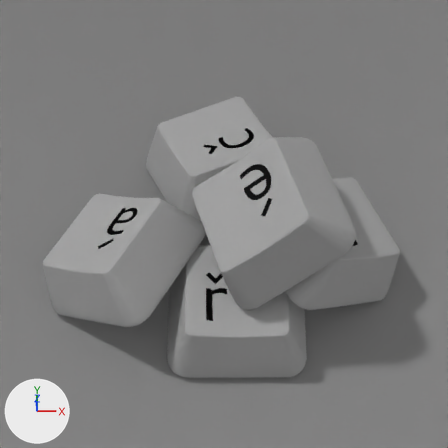
A saved change to the Blender file apps/src/gnome-characters.blend.
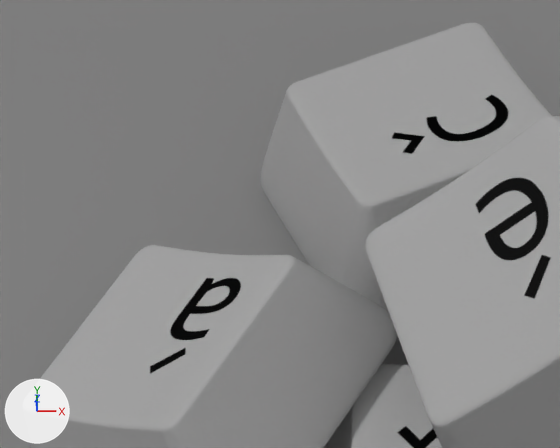
Each version is shown from the file's camera 'Camera.001', then close up on the part from 7% to 62% of the width and 19% to 63% of the height. The lights are fixed; the arrows at lower left show +X, +Y and +Z.
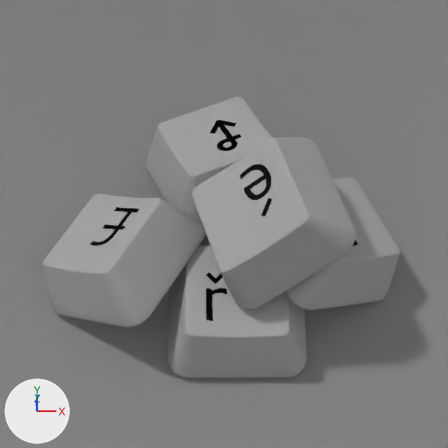
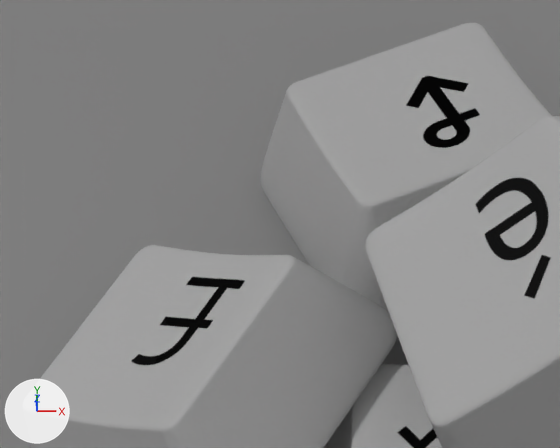
Commit message: / ‘apps/src/gnome-characters.blend’ / ‘apps/src/gnome-characters.blend1’

Boxes (x1, y1, x2, y2) around the edits, measured in the close-ups (560 x 448 px):
'Plane.018', surface changed: (129, 274, 248, 376) in both
'Plane.009', surface changed: (389, 73, 512, 157) in both

What changed in the scene script:
```text
Add img_key_arrow_png:
    img_key_arrow_png = load_image('key-arrow.png', 'textures/key-arrow.png', 512, 512, 'sRGB')
Add img_key_pound_png:
    img_key_pound_png = load_image('key-pound.png', 'textures/key-pound.png', 512, 512, 'sRGB')
Change mat_key_a_001:
    where n0 = _N.new('ShaderNodeTexImage'); n0.name = 'Image Texture'
    n0.image: img_key_a_png -> img_key_pound_png
Change mat_key_c_001:
    where n0 = _N.new('ShaderNodeTexImage'); n0.name = 'Image Texture'
    n0.image: img_key_c_png -> img_key_arrow_png
```
